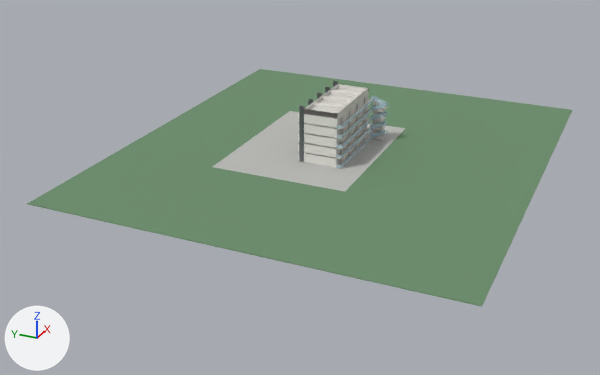
The Blender file privacy_apartments.blend as it was, and as the next commit left it.
One viewpoint serves both versions: a 50 mm lens placed at (-238.1, -93.9, 102.8), pointed at (-12.8, 7.5, -9.9). The lights are fixed; the arrows at lower left show +X, +Y and +Z. The first picture is the older version.

The scene before the commit, as lines of its bpy script (objects in view):
```python
ob_floorhandrailstairend_f04 = bpy.data.objects.new('FloorHandrailStairEnd_F04', me_floorhandrailstairend_f04)
ob_floorhandrailstairend_f04.location = (13.6, -7.1, 13.8)
ob_floorhandrailstairend_f04.scale = (1.0, 0.1, 1.1)
ob_ground = bpy.data.objects.new('Ground', me_ground)
ob_ground.location = (0.0, 0.0, -0.5)
ob_ground.scale = (148.0, 131.0, 0.2)
ob_partyprivacywall_00 = bpy.data.objects.new('PartyPrivacyWall_00', me_partyprivacywall_00)
ob_partyprivacywall_00.location = (-13.9, 0.0, 8.9)
ob_partyprivacywall_00.scale = (0.45, 11.0, 17.8)
ob_stairhandrailbackouter_f02 = bpy.data.objects.new('StairHandrailBackOuter_F02', me_stairhandrailbackouter_f02)
ob_stairhandrailbackouter_f02.location = (16.8, -9.1, 9.6)
ob_stairhandrailbackouter_f02.rotation_euler = (0.391, 0.0, 0.0)  # degrees (22, 0, 0)
ob_stairhandrailbackouter_f02.scale = (0.1, 4.33, 1.1)
ob_stairhandrailbackouter_f03 = bpy.data.objects.new('StairHandrailBackOuter_F03', me_stairhandrailbackouter_f03)
ob_stairhandrailbackouter_f03.location = (16.8, -9.1, 12.9)
ob_stairhandrailbackouter_f03.rotation_euler = (0.391, 0.0, 0.0)  # degrees (22, 0, 0)
ob_stairhandrailbackouter_f03.scale = (0.1, 4.33, 1.1)
ob_stairhandrailhalf_f02 = bpy.data.objects.new('StairHandrailHalf_F02', me_stairhandrailhalf_f02)
ob_stairhandrailhalf_f02.location = (15.4, -11.8, 8.8)
ob_stairhandrailhalf_f02.scale = (2.8, 0.1, 1.1)
ob_stairhandrailhalf_f03 = bpy.data.objects.new('StairHandrailHalf_F03', me_stairhandrailhalf_f03)
ob_stairhandrailhalf_f03.location = (15.4, -11.8, 12.1)
ob_stairhandrailhalf_f03.scale = (2.8, 0.1, 1.1)
ob_stairhandrailoutouter_f00 = bpy.data.objects.new('StairHandrailOutOuter_F00', me_stairhandrailoutouter_f00)
ob_stairhandrailoutouter_f00.location = (14.1, -8.7, 1.4)
ob_stairhandrailoutouter_f00.rotation_euler = (-0.391, 0.0, 0.0)  # degrees (-22, 0, 0)
ob_stairhandrailoutouter_f00.scale = (0.1, 4.33, 1.1)
# also in view: 'Plaza' at (0.0, 8.0, -0.3)
```
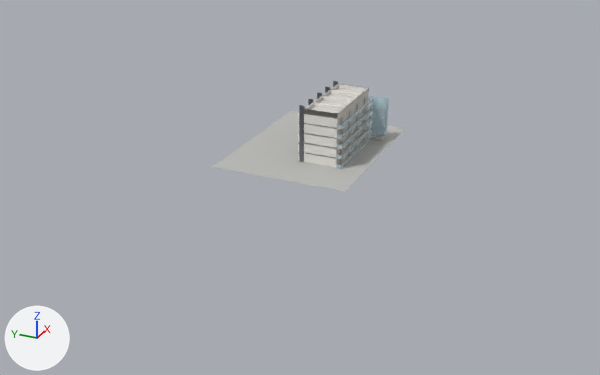
Not visible in the pictures: 'StairHandrailBackOuter_F02', 'StairHandrailHalf_F03', 'FloorHandrailStairEnd_F04'.

Boxes (x1, y1, x2, y2) around the edits, measured in the pictures (600 x 375 px):
'Ground', deleted
    before: (27, 69, 572, 307)
'StairHandrailOutOuter_F00', moved, rescaled, turned
    before: (370, 133, 382, 138)
    after: (372, 99, 385, 134)
'StairHandrailBackOuter_F03', deleted
    before: (376, 97, 387, 104)
'StairHandrailHalf_F02', deleted
    before: (385, 112, 388, 118)

Patch to the scene script:
```diff
--- a/privacy_apartments.blend.py
+++ b/privacy_apartments.blend.py
@@ ob_ground @@
-ob_ground = bpy.data.objects.new('Ground', me_ground)
-ob_ground.location = (0.0, 0.0, -0.5)
-ob_ground.scale = (148.0, 131.0, 0.2)
@@ ob_stairhandrailoutouter_f00 @@
 ob_stairhandrailoutouter_f00 = bpy.data.objects.new('StairHandrailOutOuter_F00', me_stairhandrailoutouter_f00)
-ob_stairhandrailoutouter_f00.location = (14.1, -8.7, 1.4)
-ob_stairhandrailoutouter_f00.rotation_euler = (-0.391, 0.0, 0.0)  # degrees (-22, 0, 0)
-ob_stairhandrailoutouter_f00.scale = (0.1, 4.33, 1.1)
+ob_stairhandrailoutouter_f00.location = (14.1, -9.4, 8.2)
+ob_stairhandrailoutouter_f00.scale = (0.1, 4.33, 12.0)
@@ ob_stairhandrailhalf_f02 @@
-ob_stairhandrailhalf_f02 = bpy.data.objects.new('StairHandrailHalf_F02', me_stairhandrailhalf_f02)
-ob_stairhandrailhalf_f02.location = (15.4, -11.8, 8.8)
-ob_stairhandrailhalf_f02.scale = (2.8, 0.1, 1.1)
@@ ob_stairhandrailbackouter_f02 @@
-ob_stairhandrailbackouter_f02 = bpy.data.objects.new('StairHandrailBackOuter_F02', me_stairhandrailbackouter_f02)
-ob_stairhandrailbackouter_f02.location = (16.8, -9.1, 9.6)
-ob_stairhandrailbackouter_f02.rotation_euler = (0.391, 0.0, 0.0)  # degrees (22, 0, 0)
-ob_stairhandrailbackouter_f02.scale = (0.1, 4.33, 1.1)
@@ ob_stairhandrailhalf_f03 @@
-ob_stairhandrailhalf_f03 = bpy.data.objects.new('StairHandrailHalf_F03', me_stairhandrailhalf_f03)
-ob_stairhandrailhalf_f03.location = (15.4, -11.8, 12.1)
-ob_stairhandrailhalf_f03.scale = (2.8, 0.1, 1.1)
@@ ob_stairhandrailbackouter_f03 @@
-ob_stairhandrailbackouter_f03 = bpy.data.objects.new('StairHandrailBackOuter_F03', me_stairhandrailbackouter_f03)
-ob_stairhandrailbackouter_f03.location = (16.8, -9.1, 12.9)
-ob_stairhandrailbackouter_f03.rotation_euler = (0.391, 0.0, 0.0)  # degrees (22, 0, 0)
-ob_stairhandrailbackouter_f03.scale = (0.1, 4.33, 1.1)
@@ ob_floorhandrailstairend_f04 @@
-ob_floorhandrailstairend_f04 = bpy.data.objects.new('FloorHandrailStairEnd_F04', me_floorhandrailstairend_f04)
-ob_floorhandrailstairend_f04.location = (13.6, -7.1, 13.8)
-ob_floorhandrailstairend_f04.scale = (1.0, 0.1, 1.1)
```
